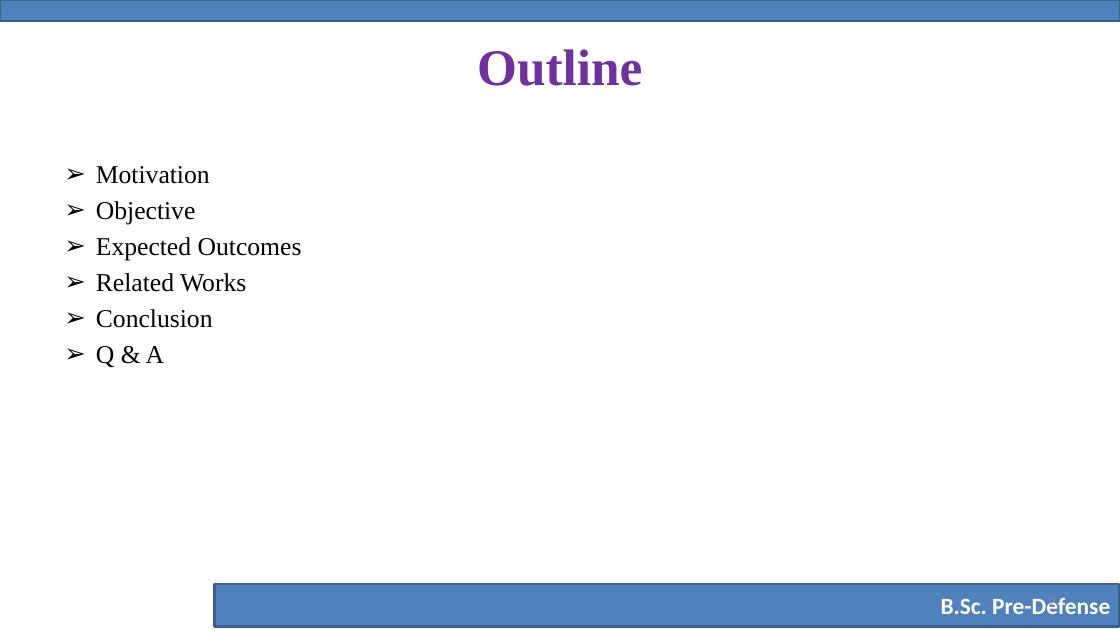
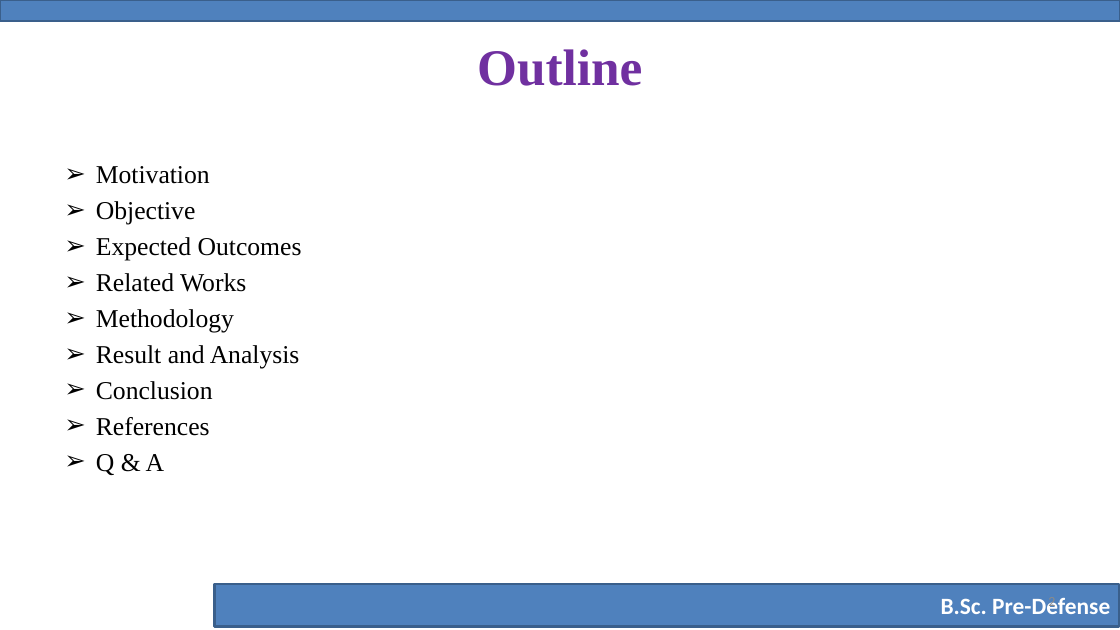
Before and after one commit to yeaminsakib/project, a slide deck: slide 2 of Stress_Prediction/Pre-Defense-Slide-Template.pptx. Drawn at 1120x630 pixels with LibreOffice and Linux fonts; fonts in the diff are those of the drawing; background and template pictures are left out. Boxes give left, top, right and bottom in pixels: in the first picture for what was removed or moved away, otherwise in the second. Text is boxed around its words. In the diff, an @@ line names an element or a change of style, - is before the commit and + after.

```diff
--- a/Stress_Prediction/Pre-Defense-Slide-Template.pptx
+++ b/Stress_Prediction/Pre-Defense-Slide-Template.pptx
@@ text at bbox=[96, 309, 300, 369]: paragraphs added @@
+➢ Methodology
+➢ Result and Analysis
@@ text at bbox=[96, 417, 210, 436]: paragraph added @@
+➢ References
```
Also in this commit, not shown: 5 other slides changed, 2 slides added, 15 other files.
